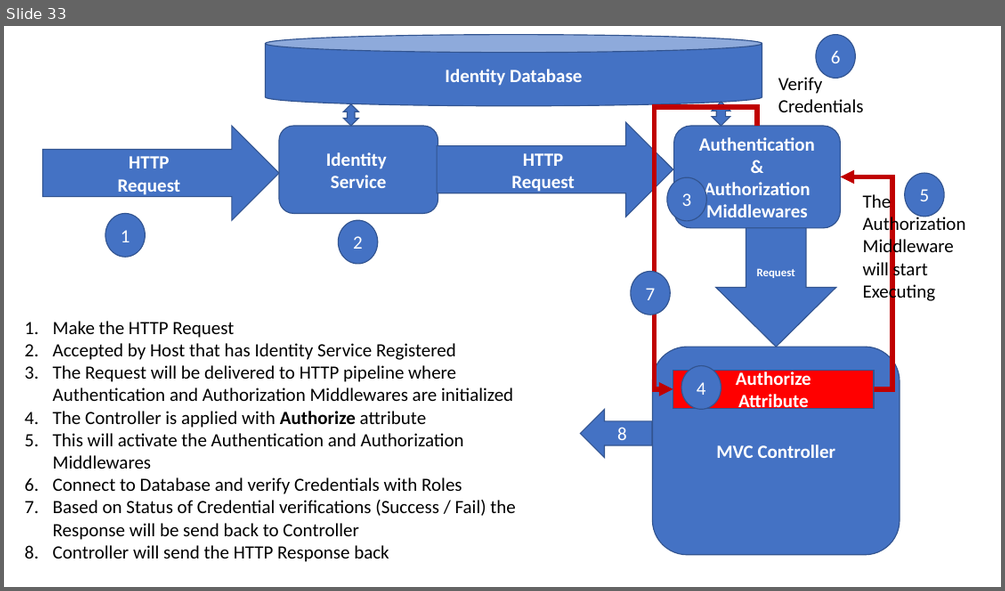
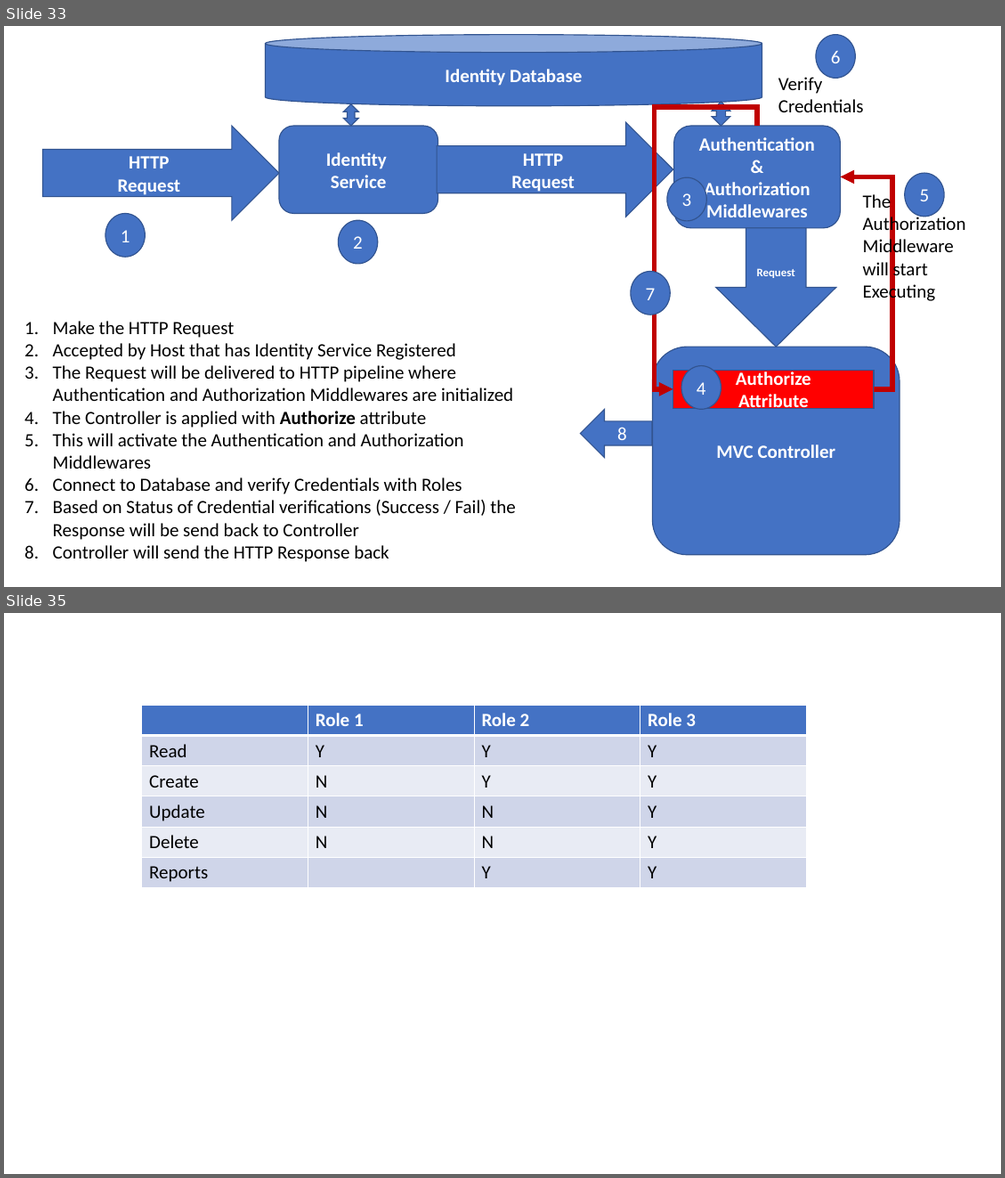
Before and after one commit to maheshsabnis/mbaspnetcore, a slide deck: mbaspnetcore6/MB_Training_Images.pptx. Shown one above the other, each under a label of ours: slide 33 before the commit, slides 33 and 35 after it; the slides between them are not shown. The pictures are 1005x591 and 1005x1178 pixels, drawn with LibreOffice and Linux fonts; fonts in the diff are those of the drawing. Boxes give left, top, right and bottom in pixels: in the first picture for what was removed or moved away, otherwise in the second. Text is boxed around its words. In the diff, an @@ line names an element or a change of style, - is before the commit and + after.

```diff
--- a/mbaspnetcore6/MB_Training_Images.pptx
+++ b/mbaspnetcore6/MB_Training_Images.pptx
@@ slide 35 added at (4, 613, 1001, 1174), background #FFFFFF @@
@@ table added at (142, 706, 806, 887), 6 rows, 4 columns @@
+ | Role 1 | Role 2 | Role 3
+Read | Y | Y | Y
+Create | N | Y | Y
+Update | N | N | Y
+Delete | N | N | Y
+Reports |  | Y | Y
```
Also in this commit, not shown: 4 other slides added.
